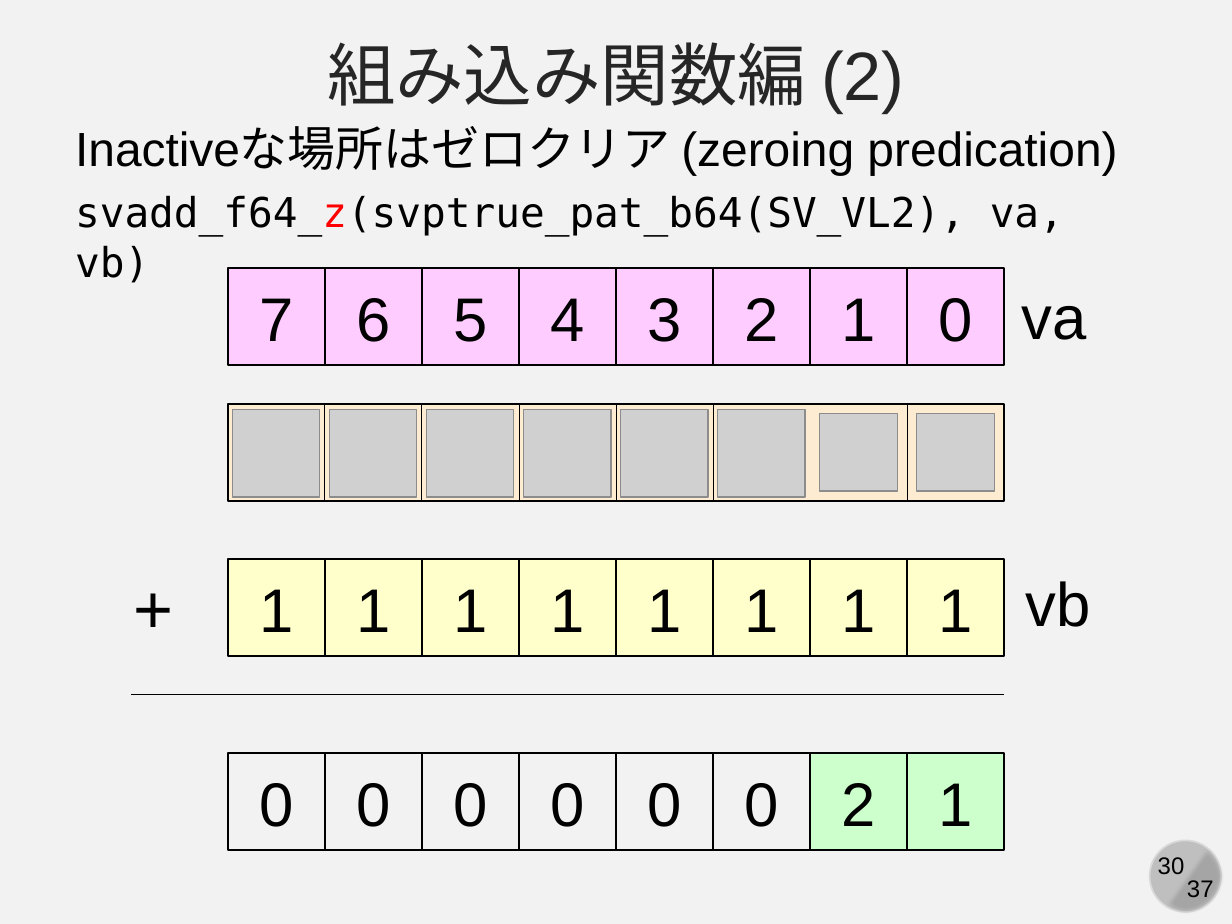
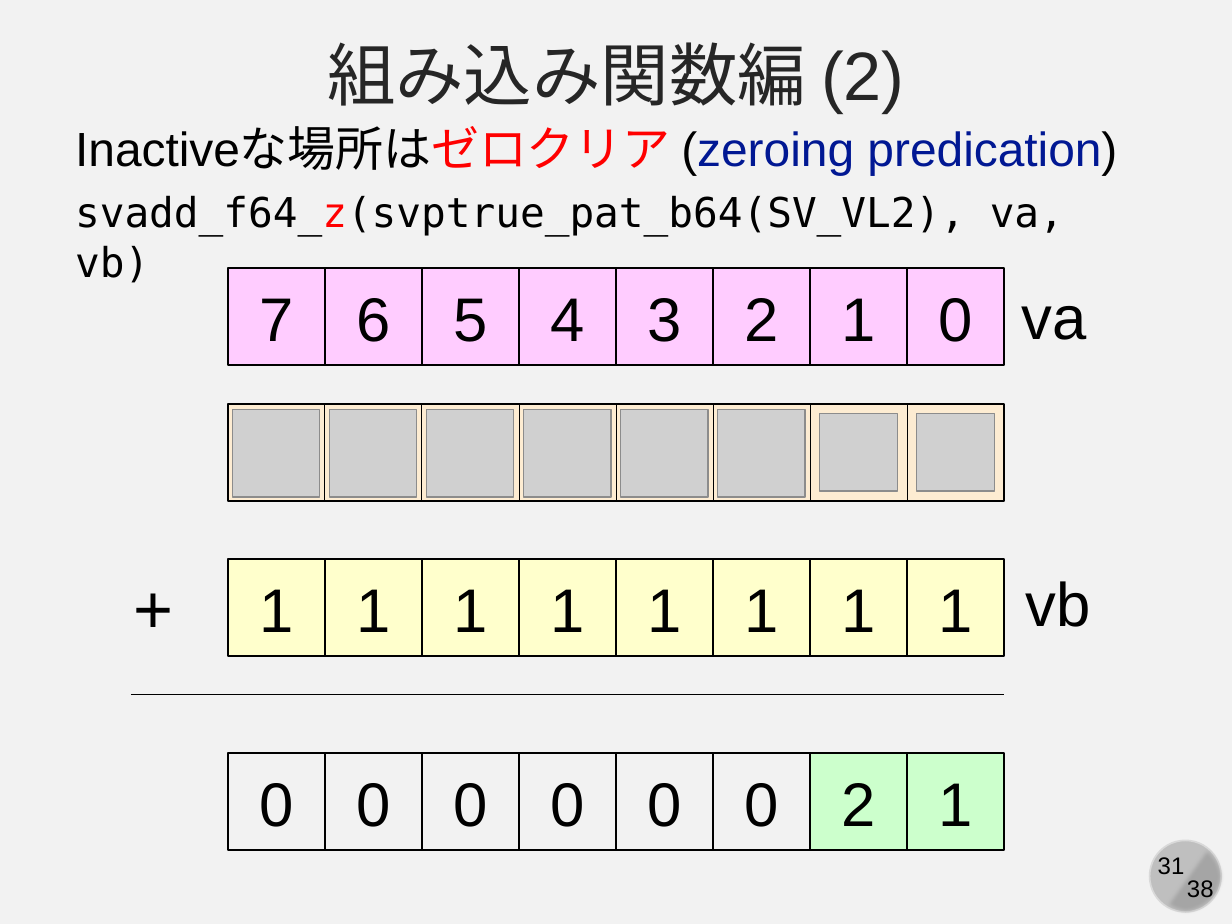
Before and after one commit to kaityo256/xbyak_aarch64_handson, a slide deck: slide 31 of slide/xbyak_aarch64.pptx (slide 30 before the commit). Drawn at 1232x924 pixels with LibreOffice and Linux fonts; fonts in the diff are those of the drawing; grey boxes stand for pictures. Boxes give left, top, right and bottom in pixels: in the first picture for what was removed or moved away, otherwise in the second. Text is boxed around its words. In the diff, an @@ line names an element or a change of style, - is before the commit and + after.

```diff
--- a/slide/xbyak_aarch64.pptx
+++ b/slide/xbyak_aarch64.pptx
@@ text "Inactiveな場所はゼロクリア (zeroing predication)" at [75, 128, 1117, 175]: text colour #000000 to #FF0000 in "Inactiveな場所はゼロクリア"; text colour #000000 to #011893 in "(zeroing predication)" @@
@@ line added from (809, 404) to (809, 500), #000000 0.5 pt @@
@@ page number at [1158, 857, 1185, 875]: text changed @@
-30
+31
@@ text at [1187, 880, 1214, 903]: text changed @@
-37
+38
```
Also in this commit, not shown: 36 other slides changed, 1 slide added, 1 other file.
